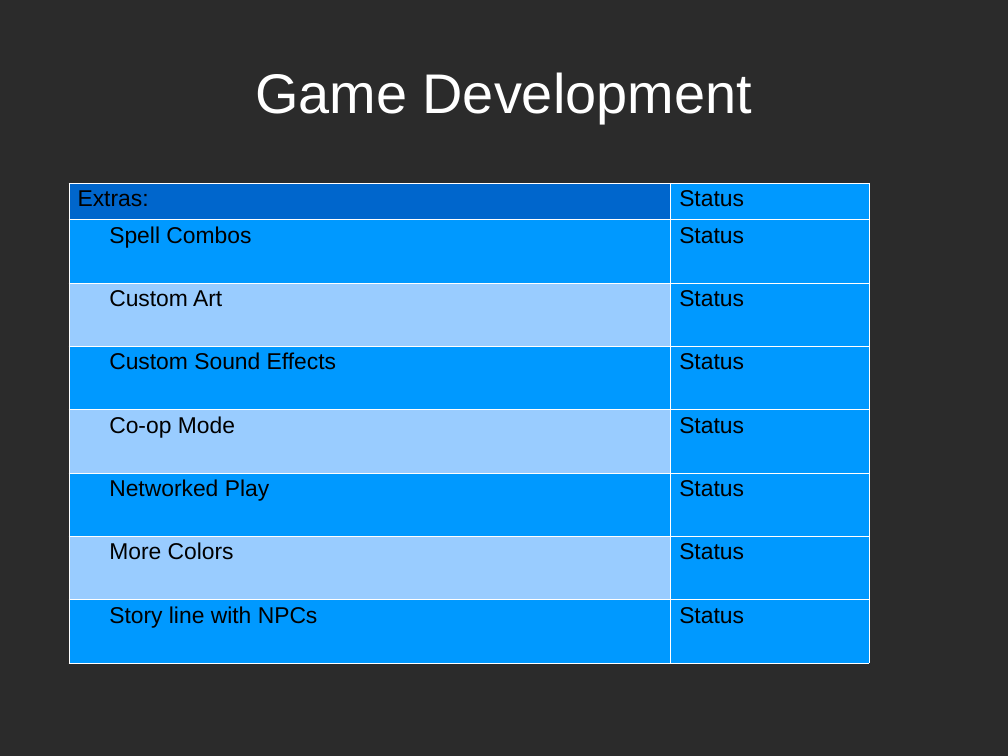
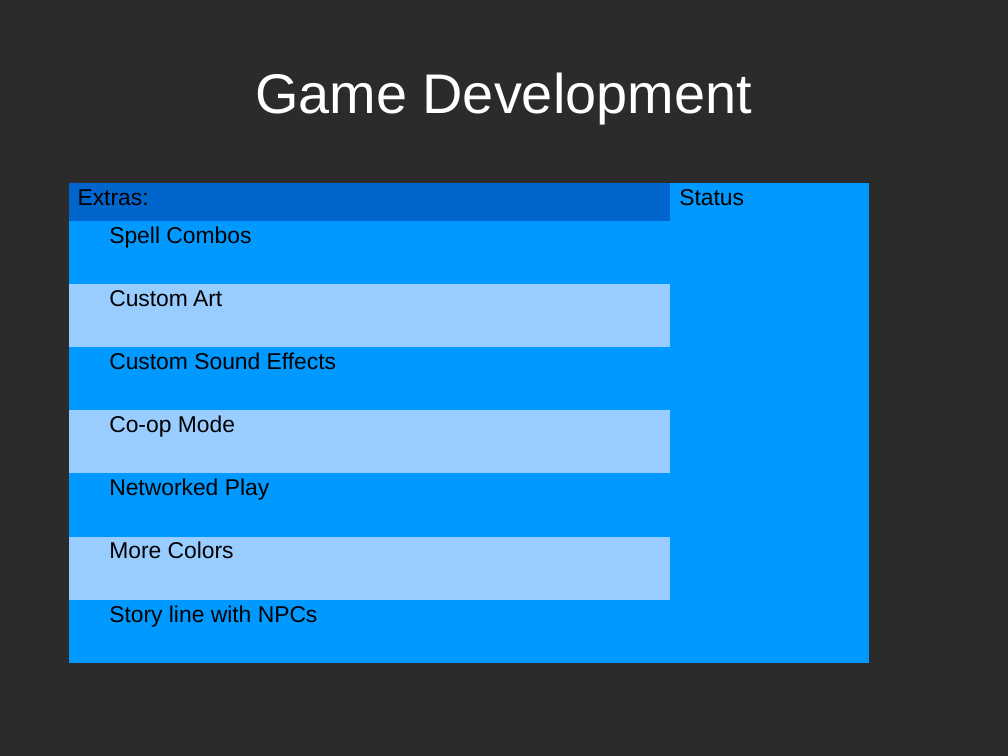
Before and after one commit to eternalmatt/Archanist-Tower, a slide deck: slide 16 of Documents/ArchanistTower-FinalPresentation.ppt. Drawn at 1008x756 pixels with LibreOffice and Linux fonts; fonts in the diff are those of the drawing; background and template pictures are left out; a plain dark background stands for a picture behind light text. Boxes give left, top, right and bottom in pixels: in the first picture for what was removed or moved away, otherwise in the second. Text is boxed around its words. In the diff, an @@ line names an element or a change of style, - is before the commit and + after.

```diff
--- a/Documents/ArchanistTower-FinalPresentation.ppt
+++ b/Documents/ArchanistTower-FinalPresentation.ppt
@@ table at <box>69,183,869,663</box> @@
-row 2, column 2: Status
+row 2, column 2: 
-row 3, column 2: Status
+row 3, column 2: 
-row 4, column 2: Status
+row 4, column 2: 
-row 5, column 2: Status
+row 5, column 2: 
-row 6, column 2: Status
+row 6, column 2: 
-row 7, column 2: Status
+row 7, column 2: 
-row 8, column 2: Status
+row 8, column 2: 
@@ line spacing 0.93 to 0.87 @@
@@ borders changed @@
```
Also in this commit, not shown: 12 other slides changed.
